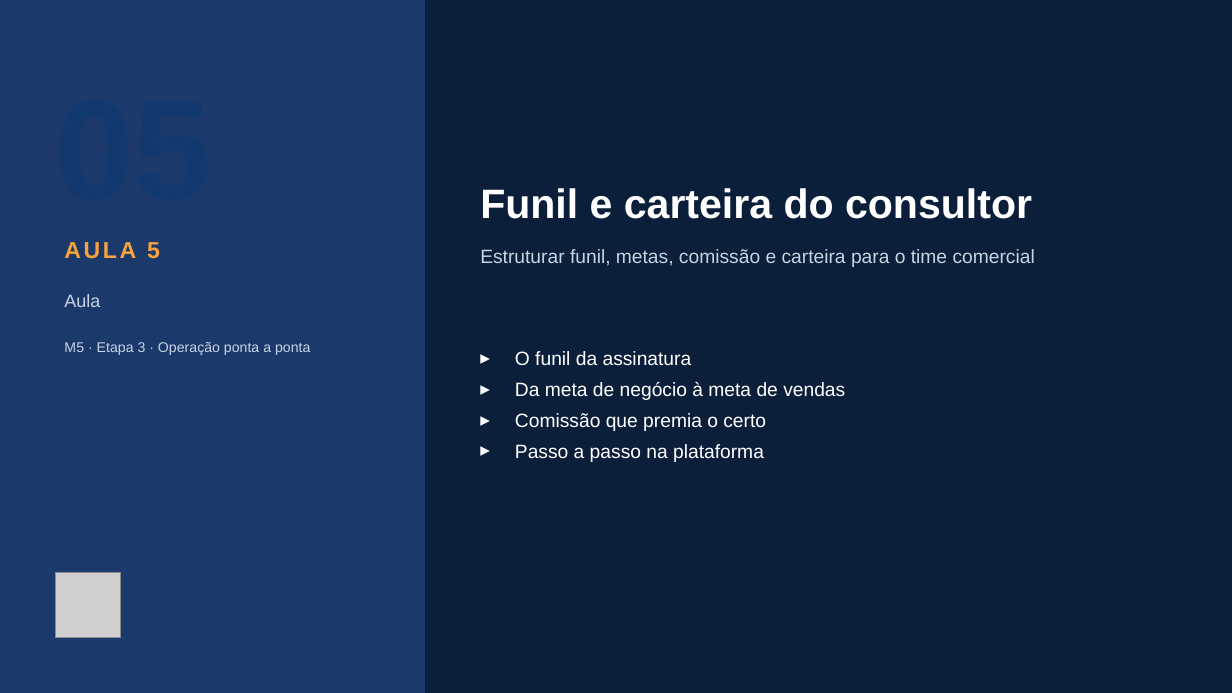
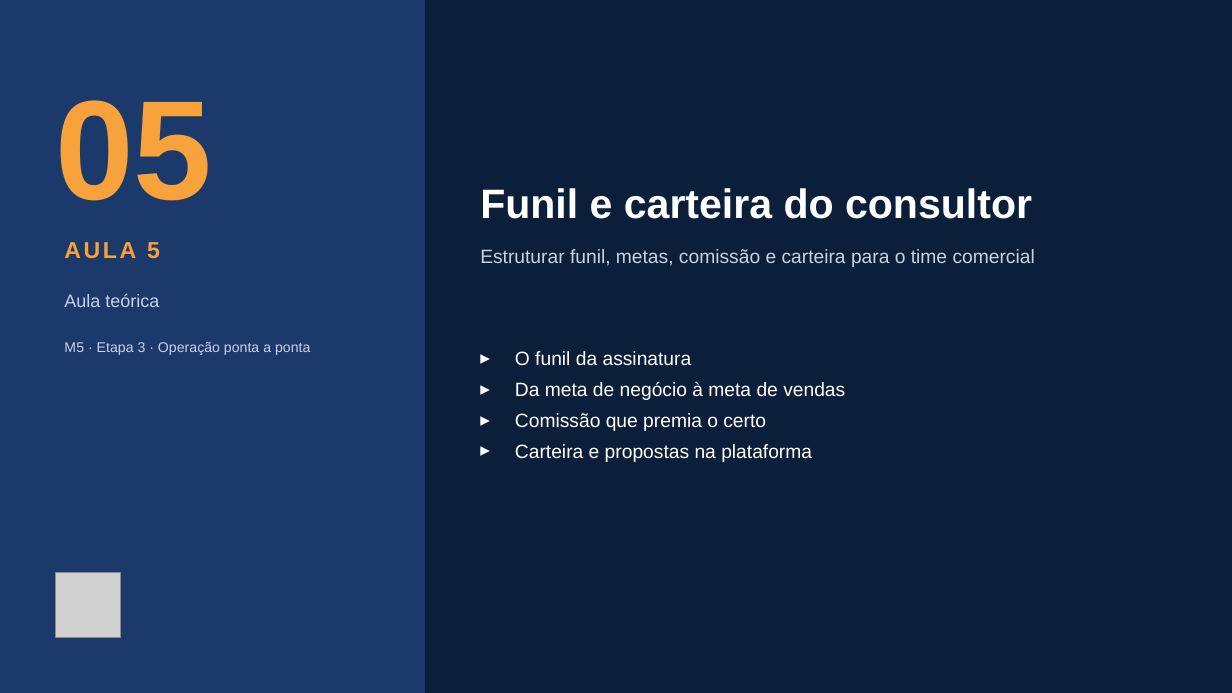
Before and after one commit to marcelo-braga-dev/casaverde, a slide deck: slide 25 of docs/curso/slides/m05-comercial.pptx (slide 24 before the commit). Drawn at 1232x693 pixels with LibreOffice and Linux fonts; fonts in the diff are those of the drawing; grey boxes stand for pictures. Boxes give left, top, right and bottom in pixels: in the first picture for what was removed or moved away, otherwise in the second. Text is boxed around its words. In the diff, an @@ line names an element or a change of style, - is before the commit and + after.

```diff
--- a/docs/curso/slides/m05-comercial.pptx
+++ b/docs/curso/slides/m05-comercial.pptx
@@ text added at <box>55,100,212,201</box>, 110 pt, text #F7A23B, bold @@
+05
@@ text at <box>64,294,159,307</box>: text changed @@
-Aula
+Aula teórica
@@ text at <box>515,444,812,462</box>: text changed @@
-▸ Passo a passo na plataforma
+▸ Carteira e propostas na plataforma
```
Also in this commit, not shown: 9 other slides changed, 1 slide added, 1 slide removed, 16 other files.
